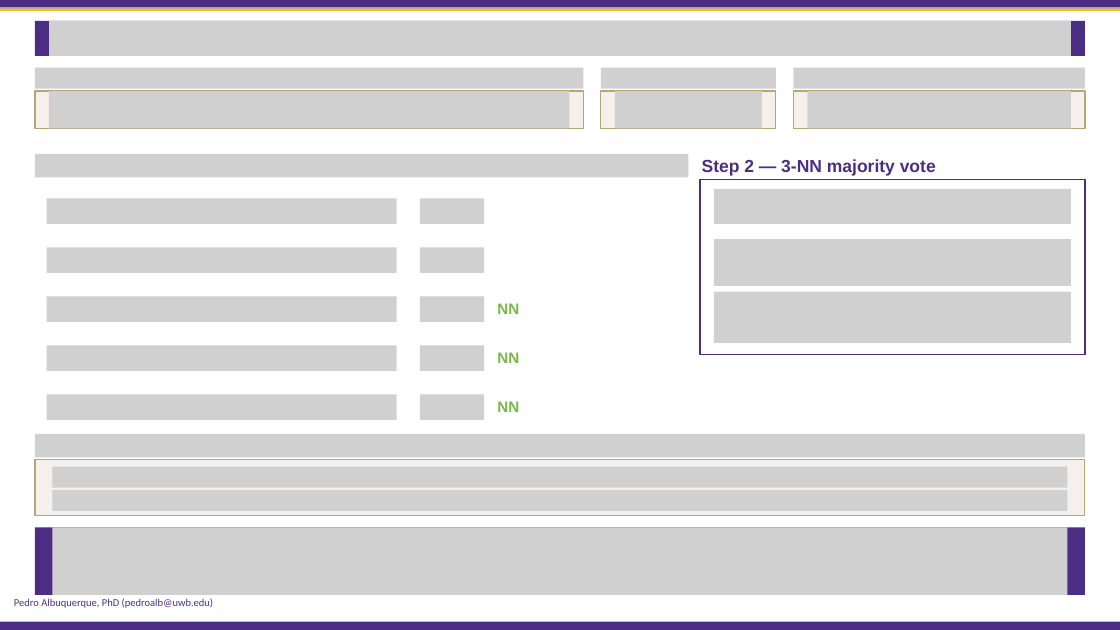
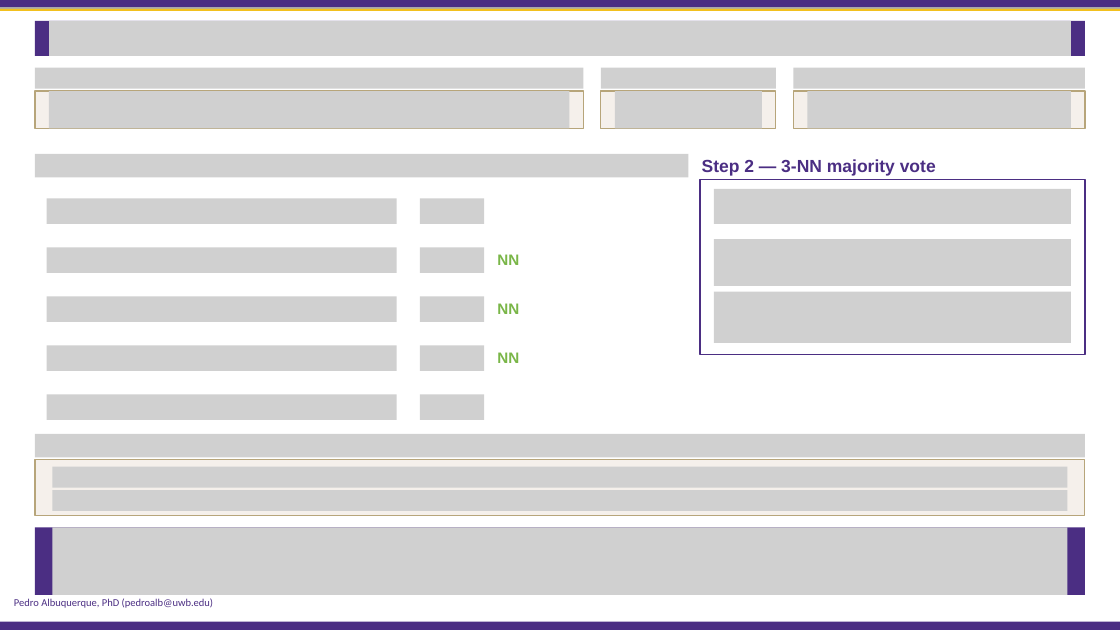
Before and after one commit to PedroBSB/BDATA412, a slide deck: slide 207 of 01 - Advanced Data Visualization.pptx. Drawn at 1120x630 pixels with LibreOffice and Linux fonts; fonts in the diff are those of the drawing; grey boxes stand for pictures; background and template pictures are left out. Boxes give left, top, right and bottom in pixels: in the first picture for what was removed or moved away, otherwise in the second. Text is boxed around its words. In the diff, an @@ line names an element or a change of style, - is before the commit and + after.

```diff
--- a/01 - Advanced Data Visualization.pptx
+++ b/01 - Advanced Data Visualization.pptx
@@ text "NN": place and size @@
-text "NN" at (497,401,519,412)
+text "NN" at (497,254,519,265)
```
Also in this commit, not shown: 19 other slides changed.
